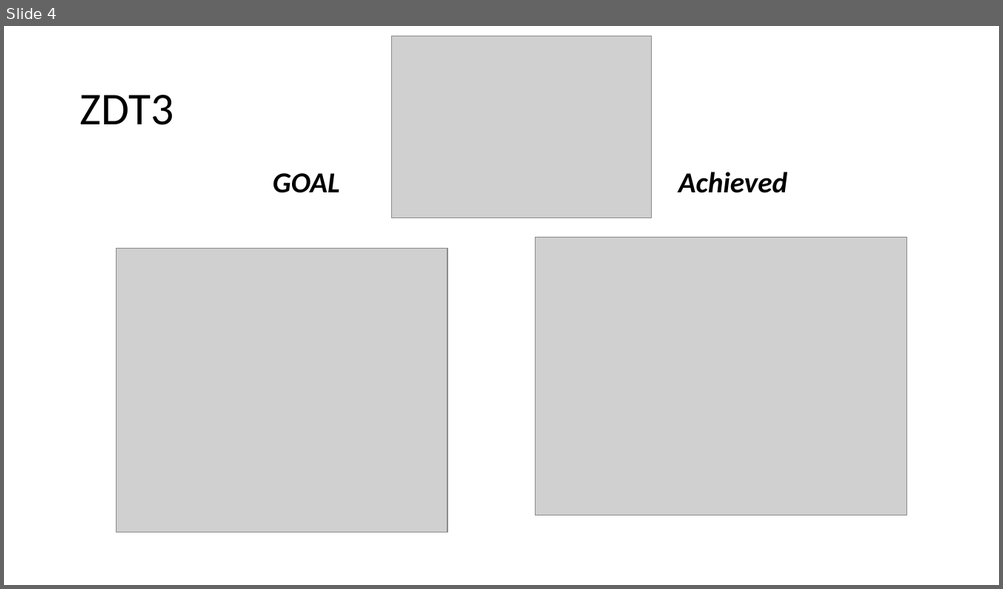
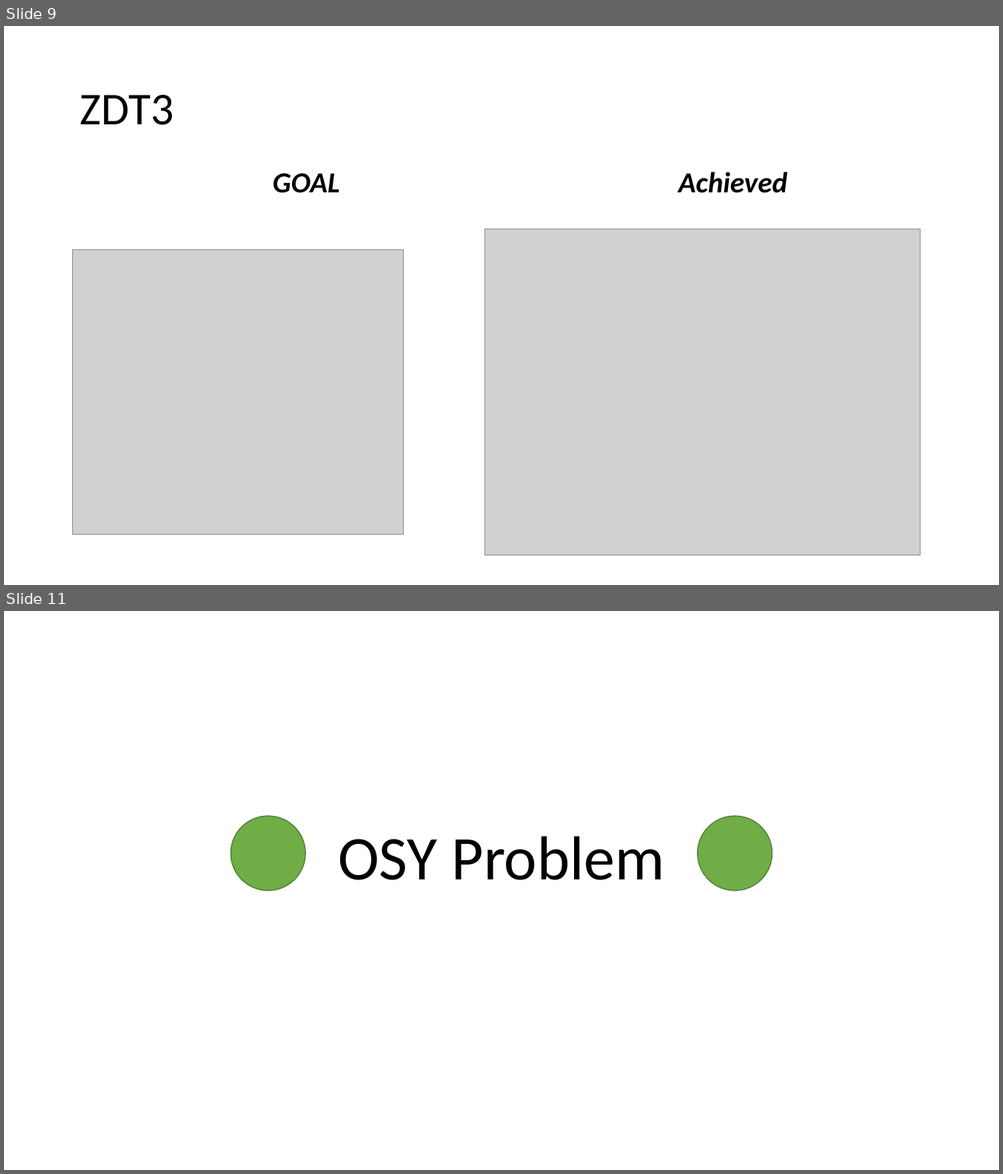
Before and after one commit to matthewmjw22/ENME625, a slide deck: Pareto Comparisons.pptx. Shown one above the other, each under a label of ours: slide 4 before the commit, slides 9 and 11 after it; the slides between them are not shown. The pictures are 1003x589 and 1003x1174 pixels, drawn with LibreOffice and Linux fonts; fonts in the diff are those of the drawing; grey boxes stand for pictures. Boxes give left, top, right and bottom in pixels: in the first picture for what was removed or moved away, otherwise in the second. Text is boxed around its words. In the diff, an @@ line names an element or a change of style, - is before the commit and + after.

```diff
--- a/Pareto Comparisons.pptx
+++ b/Pareto Comparisons.pptx
@@ slide 11 added at (4,611,999,1170), background #FFFFFF @@
@@ ellipse added at (231,816,305,891), fill #70AD47, outline #538035 1 pt @@
@@ ellipse added at (697,816,771,891), fill #70AD47, outline #538035 1 pt @@
@@ title added at (338,836,665,880), 60 pt, text #000000 @@
+OSY Problem
@@ what was slide 4 is now slide 9 @@
@@ slide 9 changed as well @@
@@ picture removed at (392,36,651,218) @@
@@ picture: place and size @@
-picture at (535,237,906,515)
+picture at (485,230,920,557)
@@ picture: place and size @@
-picture at (116,248,448,534)
+picture at (73,249,404,535)
```
Also in this commit, not shown: 6 other slides changed, 14 other slides added, 13 other files.
